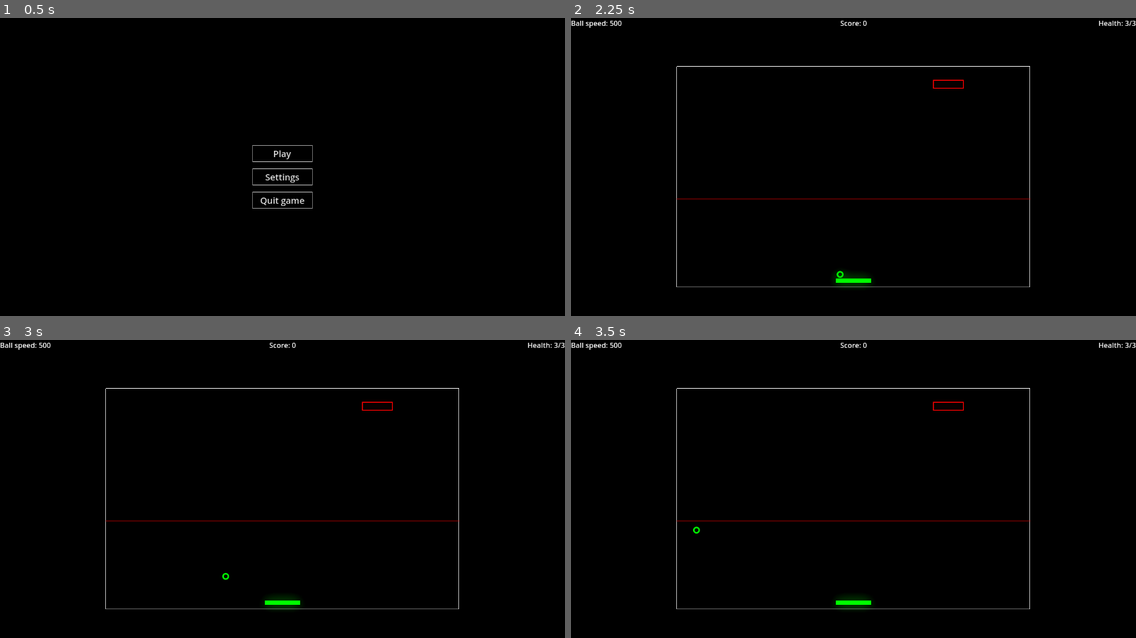
Above: before the commit, frames 1-4 (two rows, left to right).
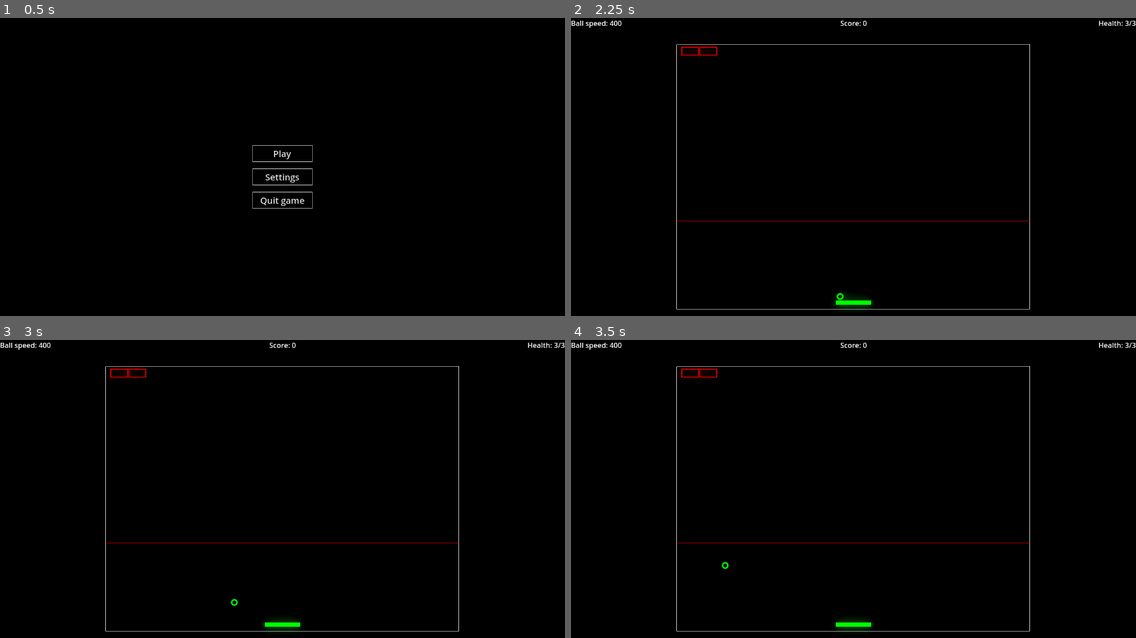
Above: after the commit, the same moments.

Repository: Germenzi/Infinitoid
Game: Godot game, scene res://main.tscn
Same seed, same stepped clock (60 frames per second), same inputs: the game is played once before the commit and once after it. The engine's default icon, where the game draws it, is replaced by a stand-in: a white triangle on a blue panel in a dark square.
Inputs (mouse positions are in pixels of both pictures, inside the frame that each line leads up to):
- Up to frame 1 (0.5 s): no input
- Up to frame 2 (2.25 s): click "Play" at 0.5 s; tap Enter at 1.25 s; drag from (853, 158) to (910, 107) at 1.27 s; click "Start" at 2 s
- Up to frame 3 (3 s): tap Space at 2.75 s; drag from (169, 515) to (254, 563) at 2.77 s
- Up to frame 4 (3.5 s): no input

Frame 1 is identical in both runs. In frame 2, 2.2% of the frame differs, in the area x 6-82%, y 0-98%; in frame 3, 2.1%; in frame 4, 2.1%.

Commit message:
Made class for rect colliders

Diff:
--- a/scenes/arcanoid_game.tscn
+++ b/scenes/arcanoid_game.tscn
@@ -32,12 +32,12 @@
 		_game_state.ball_radius-_game_state.ball_draw_width/2.0,
 		_game_state.ball_color, false, _game_state.ball_draw_width, true)
 
-	draw_rect(_game_state.platform_rect.grow(-_game_state.platform_draw_width/2.0),
+	draw_rect(_game_state.platform_rect.rect.grow(-_game_state.platform_draw_width/2.0),
 	_game_state.platform_color, false, _game_state.platform_draw_width, false
 	)
 
-	for block:Rect2 in _game_state.blocks:
-		draw_rect(block.grow(-_game_state.block_draw_width/2.0),
+	for block:ArcanoidRect in _game_state.blocks:
+		draw_rect(block.rect.grow(-_game_state.block_draw_width/2.0),
 		_game_state.block_color, false, _game_state.block_draw_width, false
 		)
 
@@ -95,9 +95,9 @@
 
 
 func _on_state_game_starting() -> void:
-	_game_state.platform_rect.position = Vector2(
-		_game_state.playing_area_size.x/2.0 -_game_state.platform_rect.size.x/2.0,
-		_game_state.playing_area_size.y-_game_state.platform_height-_game_state.platform_rect.size.y)
+	_game_state.platform_rect.rect.position = Vector2(
+		_game_state.playing_area_size.x/2.0 -_game_state.platform_rect.rect.size.x/2.0,
+		_game_state.playing_area_size.y-_game_state.platform_height-_game_state.platform_rect.rect.size.y)
 	_place_ball_to_launch_position()
 	for i:int in _game_state.initial_block_rows:
 		_spawn_blocks_layer()
@@ -140,12 +140,12 @@
 
 
 func _process_launching_ball(delta:float) -> void:
-	var ball_relative_position : Vector2 = _game_state.ball_position - _game_state.platform_rect.position
+	var ball_relative_position : Vector2 = _game_state.ball_position - _game_state.platform_rect.rect.position
 	_handle_platform_movement(delta)
-	_game_state.ball_position = _game_state.platform_rect.position + ball_relative_position
+	_game_state.ball_position = _game_state.platform_rect.rect.position + ball_relative_position
 
 	if Input.is_action_just_pressed(\"platform_launch_ball\"):
-		var launch_direction : Vector2 = (_game_state.ball_position - _game_state.platform_rect.get_center()).normalized()
+		var launch_direction : Vector2 = (_game_state.ball_position - _game_state.platform_rect.rect.get_center()).normalized()
 		_game_state.ball_velocity = launch_direction*_game_state.ball_velocity.length()
 		_game_state.state_machine.go_state(GameState.CONTROLLING_BALL_STATE)
 
@@ -163,10 +163,8 @@
 		if chosen_ability != null:
 				chosen_ability.deactivate()
 
-	var playing_area_limiter_rect : Rect2 = Rect2(
-		Vector2.ZERO, _game_state.playing_area_size
-	).grow(-_game_state.ball_radius*2)
-	var platform_rect : Rect2 = _game_state.platform_rect
+	var playing_area_limiter_rect := _game_state.playing_area_ball_collide_rect
+	var platform_rect := _game_state.platform_rect
 
 	var old_ball_position : Vector2 = _game_state.ball_position
 	var old_ball_velocity : Vector2 = _game_state.ball_velocity
@@ -174,32 +172,13 @@
 	var frametime : float = 0.0
 	var banned_rects_sides := ArcanoidGeometry.RectGroupBannedSides.new()
 	while true:
-		var earliest_collision : ArcanoidGeometry.BallCollisionResultGroup = null
-		var collision_type : BallCollisionTypes
-
-		var collision_with_borders := ArcanoidGeometry.ccd_circle_box_group(
-				_game_state.ball_position, _game_state.ball_position+_game_state.ball_velocity*delta, _game_state.ball_radius,
-				[playing_area_limiter_rect] as Array[Rect2], banned_rects_sides)
-
-		var collsion_with_platform := ArcanoidGeometry.ccd_circle_box_group(
-				_game_state.ball_position, _game_state.ball_position+_game_state.ball_velocity*delta, _game_state.ball_radius,
-				[platform_rect] as Array[Rect2], banned_rects_sides)
-
-		var collision_with_blocks := ArcanoidGeometry.ccd_circle_box_group(
-				_game_state.ball_position, _game_state.ball_position+_game_state.ball_velocity*delta, _game_state.ball_radius,
-				_game_state.blocks, banned_rects_sides)
-
-		if collision_with_borders != null:
-			earliest_collision = collision_with_borders
-			collision_type = BallCollisionTypes.BORDER
-
-		if collsion_with_platform != null and (earliest_collision == null or collsion_with_platform.collision_time < earliest_collision.collision_time):
-			earliest_collision = collsion_with_platform
-			collision_type = BallCollisionTypes.PLATFORM
-
-		if collision_with_blocks != null and (earliest_collision == null  or collision_with_blocks.collision_time < earliest_collision.collision_time):
-			earliest_collision = collision_with_blocks
-			collision_type = BallCollisionTypes.BLOCK
+		var collisions_rects : Array[ArcanoidRect] =  _game_state.blocks.duplicate()
+		collisions_rects.append_array([playing_area_limiter_rect, platform_rect])
+
+		var earliest_collision := ArcanoidGeometry.ccd_circle_box_group(
+				_game_state.ball_position, _game_state.ball_position+_game_state.ball_velocity*delta,
+				 _game_state.ball_radius,
+				collisions_rects, banned_rects_sides)
 
 		if earliest_collision == null:
 			_game_state.ball_position += _game_state.ball_velocity*delta*(1.0-frametime)
@@ -208,33 +187,32 @@
 		_game_state.ball_position += _game_state.ball_velocity*delta*earliest_collision.collision_time
 		frametime += earliest_collision.collision_time
 
-		match collision_type:
-			BallCollisionTypes.BORDER:
-				if earliest_collision.collided_rect_side == SIDE_BOTTOM:
-					_on_ball_falled()
-					return
-
-				if (earliest_collision.collided_rect_side == SIDE_TOP or earliest_collision.collided_rect_side == SIDE_BOTTOM):
-					_game_state.ball_velocity.y *= -1
-				else:
-					_game_state.ball_velocity.x *= -1
-				banned_rects_sides = ArcanoidGeometry.RectGroupBannedSides.new()
-				banned_rects_sides.ban_side(earliest_collision.collision_rect_index, earliest_collision.collided_rect_side)
-
-			BallCollisionTypes.PLATFORM:
-				_game_state.ball_velocity = (_game_state.ball_position-_game_state.platform_rect.get_center()-Vector2(0, 20)).normalized() * _game_state.ball_velocity.length()
-				_on_ball_platform_collision.call_deferred()
-				banned_rects_sides = ArcanoidGeometry.RectGroupBannedSides.new()
-				banned_rects_sides.ban_side(earliest_collision.collision_rect_index, earliest_collision.collided_rect_side)
-
-			BallCollisionTypes.BLOCK:
-				_game_state.blocks.remove_at(earliest_collision.collision_rect_index)
-				if (earliest_collision.collided_rect_side == SIDE_TOP or earliest_collision.collided_rect_side == SIDE_BOTTOM):
-					_game_state.ball_velocity.y *= -1
-				else:
-					_game_state.ball_velocity.x *= -1
-				_game_state.score += 1
-				banned_rects_sides = ArcanoidGeometry.RectGroupBannedSides.new()
+		if earliest_collision.collision_rect == playing_area_limiter_rect:
+			if earliest_collision.collided_rect_side == SIDE_BOTTOM:
+				_on_ball_falled()
+				return
+
+			if (earliest_collision.collided_rect_side == SIDE_TOP or earliest_collision.collided_rect_side == SIDE_BOTTOM):
+				_game_state.ball_velocity.y *= -1
+			else:
+				_game_state.ball_velocity.x *= -1
+			banned_rects_sides = ArcanoidGeometry.RectGroupBannedSides.new()
+			banned_rects_sides.ban_side(earliest_collision.collision_rect, earliest_collision.collided_rect_side)
+
+		elif earliest_collision.collision_rect == platform_rect:
+			_game_state.ball_velocity = (_game_state.ball_position-_game_state.platform_rect.rect.get_center()-Vector2(0, 20)).normalized() * _game_state.ball_velocity.length()
+			_on_ball_platform_collision.call_deferred()
+			banned_rects_sides = ArcanoidGeometry.RectGroupBannedSides.new()
+			banned_rects_sides.ban_side(earliest_collision.collision_rect, earliest_collision.collided_rect_side)
+
+		else: # block collide
+			_game_state.blocks.erase(earliest_collision.collision_rect)
+			if (earliest_collision.collided_rect_side == SIDE_TOP or earliest_collision.collided_rect_side == SIDE_BOTTOM):
+				_game_state.ball_velocity.y *= -1
+			else:
+				_game_state.ball_velocity.x *= -1
+			_game_state.score += 1
+			banned_rects_sides = ArcanoidGeometry.RectGroupBannedSides.new()
 
 	# hardcoded bugfix, when ball super rarely just ignore walls
 	if not Rect2(Vector2.ZERO, _game_state.playing_area_size).grow(-_game_state.ball_radius).has_point(_game_state.ball_position):
@@ -255,25 +233,25 @@
 func _place_ball_to_launch_position() -> void:
 	const BALL_PLATFORM_GAP : float = 2.0
 
-	_game_state.ball_position = _game_state.platform_rect.position + \\
-		Vector2(_game_state.platform_rect.size.x*randf(), -_game_state.ball_radius-BALL_PLATFORM_GAP)
+	_game_state.ball_position = _game_state.platform_rect.rect.position + \\
+		Vector2(_game_state.platform_rect.rect.size.x*randf(), -_game_state.ball_radius-BALL_PLATFORM_GAP)
 
 
 func _handle_platform_movement(delta:float) -> void:
 	var platform_speed_input : float = Input.get_axis(\"platform_left\", \"platform_right\")
 
-	_game_state.platform_rect.position.x += _game_state.platform_speed*delta*platform_speed_input
-	if _game_state.platform_rect.end.x > _game_state.playing_area_size.x:
-		_game_state.platform_rect.position.x = _game_state.playing_area_size.x-_game_state.platform_rect.size.x
-	elif _game_state.platform_rect.position.x < 0.0:
-		_game_state.platform_rect.position.x = 0.0
+	_game_state.platform_rect.rect.position.x += _game_state.platform_speed*delta*platform_speed_input
+	if _game_state.platform_rect.rect.end.x > _game_state.playing_area_size.x:
+		_game_state.platform_rect.rect.position.x = _game_state.playing_area_size.x-_game_state.platform_rect.rect.size.x
+	elif _game_state.platform_rect.rect.position.x < 0.0:
+		_game_state.platform_rect.rect.position.x = 0.0
 
 
 
 func _spawn_blocks_layer() -> void:
-	for i:int in len(_game_state.blocks):
-		_game_state.blocks[i].position.y += _game_state.block_size.y + _game_state.block_rows_gap
-		if _game_state.blocks[i].end.y > _game_state.blocks_deadline_height:
+	for rect:ArcanoidRect in _game_state.blocks:
+		rect.rect.position.y += _game_state.block_size.y + _game_state.block_rows_gap
+		if rect.rect.end.y > _game_state.blocks_deadline_height:
 			_on_blocks_reached_deadline()
 			return
 
@@ -286,12 +264,9 @@
 		var column : int = randi()%_game_state.blocks_columns
 		while column in spawned_columns: column = randi()%_game_state.blocks_columns
 		spawned_columns.append(column)
-		var new_block : Rect2 = Rect2(
-				Vector2(_game_state.block_size.x+_game_state.blocks_columns_gap, 0.0)*column + \\
-				Vector2(x_offset, _game_state.top_row_gap),
-			_game_state.block_size
-		)
-
+		var new_block := ArcanoidRect.new(
+			Rect2(Vector2(_game_state.block_size.x+_game_state.blocks_columns_gap, 0.0)*column + \\
+				Vector2(x_offset, _game_state.top_row_gap), _game_state.block_size))
 		_game_state.blocks.append(new_block)
 
 
@@ -360,8 +335,8 @@
 	if not chosen_ability:
 		return
 
-	(%Drawer as CanvasItem).draw_rect(_game_state.platform_rect.grow_side(SIDE_RIGHT,
-		-_game_state.platform_rect.size.x*(1.0-chosen_ability.relative_balance)),
+	(%Drawer as CanvasItem).draw_rect(_game_state.platform_rect.rect.grow_side(SIDE_RIGHT,
+		-_game_state.platform_rect.rect.size.x*(1.0-chosen_ability.relative_balance)),
 		_game_state.platform_color)
 "
 
@@ -438,11 +413,11 @@
 var _game_state: GameState = %GameState
 
 func _on_activated() -> void:
-	_game_state.platform_rect = _game_state.platform_rect.grow_individual(extension_distance, 0.0, extension_distance, 0.0)
+	_game_state.platform_rect.rect = _game_state.platform_rect.rect.grow_individual(extension_distance, 0.0, extension_distance, 0.0)
 
 
 func _on_deactivated() -> void:
-	_game_state.platform_rect = _game_state.platform_rect.grow_individual(-extension_distance, 0.0, -extension_distance, 0.0)
+	_game_state.platform_rect.rect = _game_state.platform_rect.rect.grow_individual(-extension_distance, 0.0, -extension_distance, 0.0)
 "
 
 [sub_resource type="GDScript" id="GDScript_6431r"]
@@ -462,7 +437,7 @@
 		return
 
 	var acceleration : Vector2 = \\
-		(_game_state.platform_rect.get_center() - _game_state.ball_position).normalized()*magnetism_power
+		(_game_state.platform_rect.rect.get_center() - _game_state.ball_position).normalized()*magnetism_power
 	var speed : float = _game_state.ball_velocity.length()
 	_game_state.ball_velocity = (_game_state.ball_velocity+acceleration).normalized()*speed
 "
@@ -564,18 +539,19 @@
 [node name="GameState" type="Node" parent="."]
 unique_name_in_owner = true
 script = ExtResource("3_6rb05")
-speed_factor = 1.03
+speed_factor = 1.02
+playing_area_size = Vector2(800, 600)
 initial_ball_radius = 7.0
-initial_ball_speed = 500.0
+initial_ball_speed = 400.0
 initial_platform_size = Vector2(80, 10)
 initial_platform_speed = 400.0
 platform_height = 10.0
-block_size = Vector2(70, 20)
-block_rows_gap = 2.0
-blocks_columns_gap = 2.0
+block_size = Vector2(40, 20)
+block_rows_gap = 1.0
+blocks_columns_gap = 1.0
+initial_block_spawn_amount = 2
 initial_block_rows = 1
-blocks_deadline_height = 300.0
-top_row_gap = 30.0
+top_row_gap = 5.0
 
 [node name="GUI" type="CanvasLayer" parent="."]
 layer = 3
--- /dev/null
+++ b/scripts/ArcanoidBlock.gd
@@ -0,0 +1,5 @@
+extends ArcanoidRect
+
+class_name ArcanoidBlock
+
+var hp : int
--- a/scripts/ArcanoidGeometry.gd
+++ b/scripts/ArcanoidGeometry.gd
@@ -16,36 +16,36 @@
 class RectGroupBannedSides:
 	extends RefCounted
 
-	var _banned : Dictionary = {} # rect idx : banned sides
+	var _banned : Dictionary = {} # arcanoid rect : banned sides
 
-	func get_banned_sides(idx:int) -> Array[int]:
+	func get_banned_sides(rect:ArcanoidRect) -> Array[int]:
 		var res : Array[int] = [] # for type-safety only
-		for i:int in _banned.get(idx, []):
+		for i:int in _banned.get(rect, []):
 			res.append(i)
 		return res
 
-	func ban_side(rect_idx:int, side:int) -> void:
-		if not _banned.has(rect_idx):
-			_banned[rect_idx] = []
-		(_banned[rect_idx] as Array[int]).append(side)
+	func ban_side(rect:ArcanoidRect, side:int) -> void:
+		if not _banned.has(rect):
+			_banned[rect] = []
+		(_banned[rect] as Array[int]).append(side)
 
 
 class BallCollisionResultGroup:
 	extends BallCollisionResult
 
-	var collision_rect_index : int
+	var collision_rect : ArcanoidRect
 
-	func _init(p_time:float, p_rect_side:int, p_rect_idx:int) -> void:
+	func _init(p_time:float, p_rect_side:int, p_rect:ArcanoidRect) -> void:
 		super(p_time, p_rect_side)
-		collision_rect_index = p_rect_idx
+		collision_rect = p_rect
 
 
 ##CCD - continuous collision detection. Checking collisions only by rect sides
 ##(if ball is inside rect, no collision detected) [br]
-static func ccd_circle_box(circle_begin:Vector2, circle_end:Vector2, circle_radius:float, rect:Rect2, banned_sides:Array=[]) -> BallCollisionResult:
+static func ccd_circle_box(circle_begin:Vector2, circle_end:Vector2, circle_radius:float, rect:ArcanoidRect, banned_sides:Array=[]) -> BallCollisionResult:
 	var ball_aabb : Rect2 = Rect2(circle_begin, circle_end-circle_begin).abs()
 
-	var rect_ball_collide : Rect2 = rect.abs().grow(circle_radius)
+	var rect_ball_collide : Rect2 = rect.rect.abs().grow(circle_radius)
 
 	if not ball_aabb.intersects(rect_ball_collide):
 		return null
@@ -81,19 +81,18 @@
 
 
 static func ccd_circle_box_group(circle_begin:Vector2, circle_end:Vector2,
-	circle_radius:float, rect_group:Array[Rect2],
+	circle_radius:float, rect_group:Array[ArcanoidRect],
 	banned:RectGroupBannedSides=RectGroupBannedSides.new()) -> BallCollisionResultGroup:
 
 		var earliest_collision : ArcanoidGeometry.BallCollisionResultGroup = null
-		for i:int in len(rect_group):
-			var rect : Rect2 = rect_group[i]
+		for rect:ArcanoidRect in rect_group:
 			var ccd_res := ArcanoidGeometry.ccd_circle_box(
 				circle_begin, circle_end, circle_radius,
-				rect, banned.get_banned_sides(i))
+				rect, banned.get_banned_sides(rect))
 
 			if ccd_res == null: continue
 
 			if earliest_collision == null or ccd_res.collision_time < earliest_collision.collision_time:
-				earliest_collision = BallCollisionResultGroup.new(ccd_res.collision_time, ccd_res.collided_rect_side, i)
+				earliest_collision = BallCollisionResultGroup.new(ccd_res.collision_time, ccd_res.collided_rect_side, rect)
 
 		return earliest_collision
--- /dev/null
+++ b/scripts/ArcanoidRect.gd
@@ -0,0 +1,8 @@
+extends RefCounted
+
+class_name ArcanoidRect
+
+var rect : Rect2
+
+func _init(p_rect:Rect2) -> void:
+	rect = p_rect
--- a/scripts/GameState.gd
+++ b/scripts/GameState.gd
@@ -83,15 +83,21 @@
 
 var state_machine : StateMachine = StateMachine.new()
 
+var playing_area_ball_collide_rect : ArcanoidRect :
+	get:
+		return ArcanoidRect.new(Rect2(
+			Vector2.ZERO, playing_area_size
+		).grow(-ball_radius*2))
+
 var platform_speed : float
-var platform_rect : Rect2
+var platform_rect : ArcanoidRect
 
 var ball_velocity : Vector2
 var ball_radius : float
 var ball_position : Vector2
 
 var blocks_columns : int
-var blocks : Array[Rect2] = []
+var blocks : Array[ArcanoidRect] = []
 var blocks_spawn_count : int
 
 var health : int
@@ -102,7 +108,7 @@
 	ball_radius = initial_ball_radius
 
 	platform_speed = initial_platform_speed
-	platform_rect = Rect2(Vector2.ZERO, initial_platform_size)
+	platform_rect = ArcanoidRect.new(Rect2(Vector2.ZERO, initial_platform_size))
 
 	blocks_columns = playing_area_size.x / (block_size.x + blocks_columns_gap)
 	blocks_spawn_count = initial_block_spawn_amount
